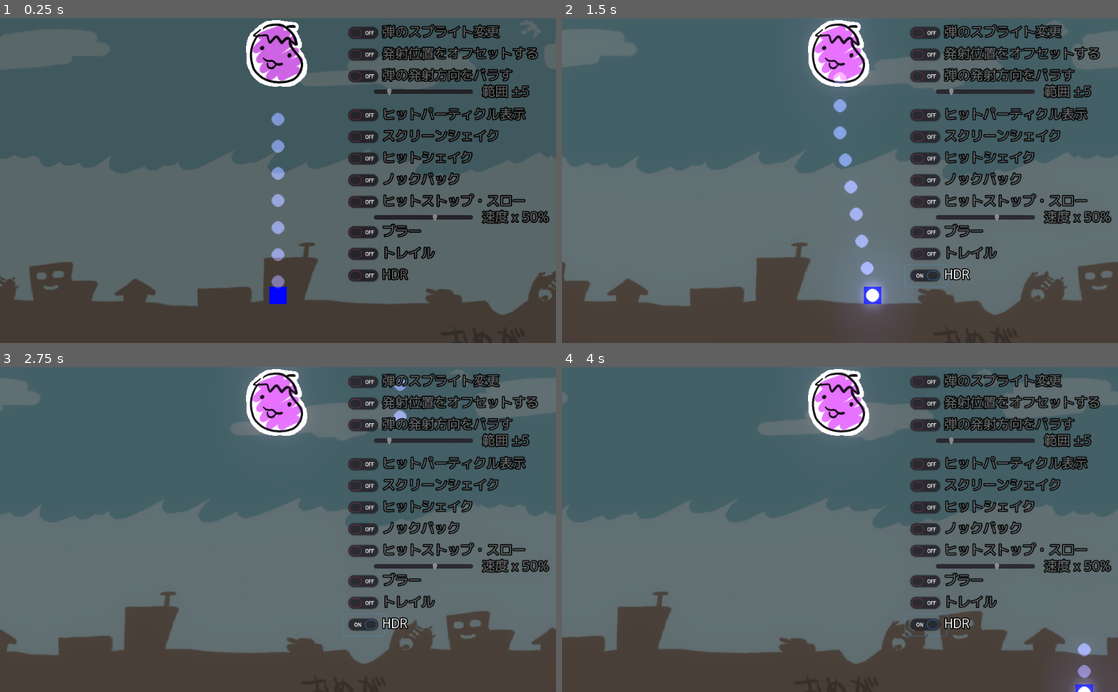
Above: before the commit, frames 1-4 (two rows, left to right).
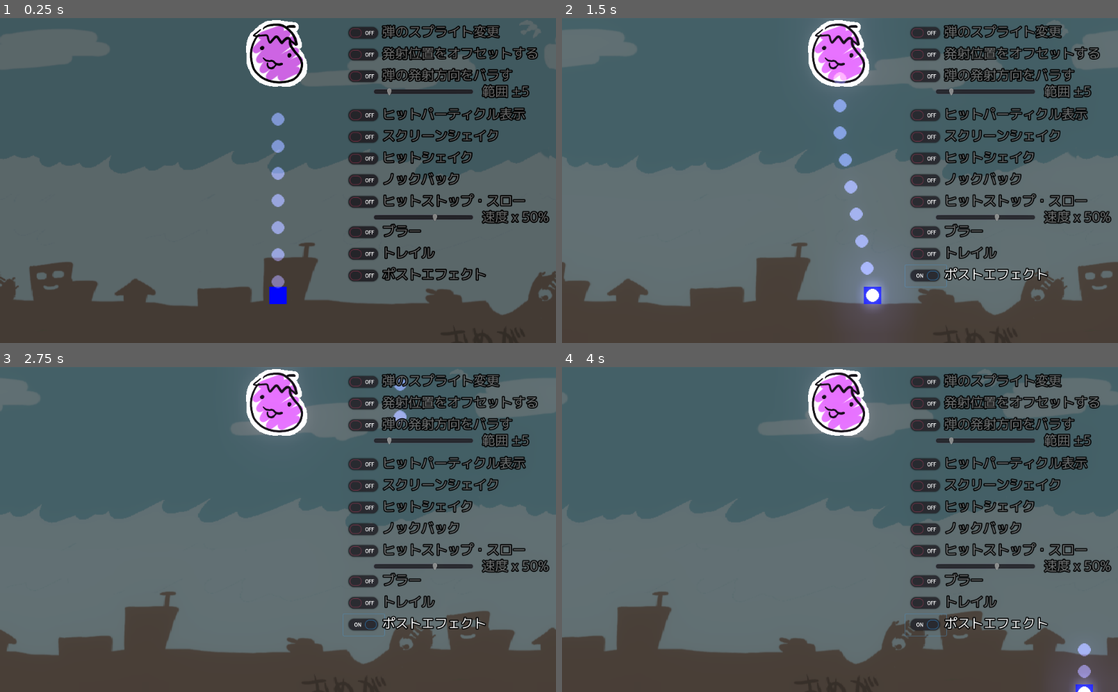
Above: after the commit, the same moments.

Repository: syun77/gd_bullettest
Game: Godot game, scene res://Main.tscn
Same seed, same stepped clock (60 frames per second), same inputs: the game is played once before the commit and once after it.
Inputs:
- Up to frame 1 (0.25 s): no input
- Up to frame 2 (1.5 s): click "HDR" (after the commit: "ポストエフェクト") at 0.5 s; hold Right (ui_right) from 1.28 s (still down)
- Up to frame 3 (2.75 s): release Right (ui_right) at 2.03 s; hold Down (ui_down) from 2.03 s (still down)
- Up to frame 4 (4 s): release Down (ui_down) at 2.78 s; hold Right (ui_right) 2.78-3.53 s; hold Up (ui_up) from 3.53 s (still down)

The runs differ from the first frame. In frame 1, 0.4% of the frame differs, in the area x 68-88%, y 76-81%; in frame 2, 0.4%; in frame 3, 0.4%; in frame 4, 0.4%.

Commit message:
トレイルを修正

Diff:
--- a/BulletTest/Common.gd
+++ b/BulletTest/Common.gd
@@ -105,3 +105,14 @@
 	_is_trail = b
 func is_trail() -> bool:
 	return _is_trail
+
+## 角度差を求める.
+func diff_angle(now:float, next:float) -> float:
+	# 角度差を求める.
+	var d = next - now
+	# 0.0〜360.0にする.
+	d -= floor(d / 360.0) * 360.0
+	# -180.0〜180.0の範囲にする.
+	if d > 180.0:
+		d -= 360.0
+	return d
--- a/BulletTest/Main.gd
+++ b/BulletTest/Main.gd
@@ -6,6 +6,7 @@
 
 onready var _camera = $MainCamera
 
+onready var _main_layer = $MainLayer
 onready var _shot_layer = $ShotLayer
 onready var _particle_layer = $ParticleLayer
 onready var _hdr = $WorldEnvironment
@@ -39,6 +40,7 @@
 
 func _ready() -> void:
 	var layers = {
+		"main": _main_layer,
 		"shot": _shot_layer,
 		"particle": _particle_layer,
 	}
--- a/BulletTest/Main.tscn
+++ b/BulletTest/Main.tscn
@@ -272,7 +272,7 @@
 margin_right = 296.0
 margin_bottom = 40.0
 theme = ExtResource( 3 )
-text = "HDR"
+text = "ポストエフェクト"
 
 [node name="MainCamera" type="Camera2D" parent="."]
 position = Vector2( 512, 300 )
--- a/BulletTest/Player.gd
+++ b/BulletTest/Player.gd
@@ -1,6 +1,7 @@
 extends Node2D
 
 const ShotObj = preload("res://Shot.tscn")
+const Shot2Obj = preload("res://Shot2.tscn")
 
 var _shot_timer = 0.0
 var _shot_cnt = 0
@@ -35,24 +36,19 @@
 		deg += rand_range(-rng, rng)
 
 	var spd = 1500
+	_create_shot(deg, spd)
 	var shot = ShotObj.instance()
-	shot.position = position
 
 	if _shot_cnt%4 == 0:
 		if Common.is_offset():
 			shot.position.y -= 12
 
-	shot.set_velocity(deg, spd)
-	Common.get_layer("shot").add_child(shot)
 	if Common.is_screen_shake():
 		# ショットガン
 		for i in range(12):
-			var shot2 = ShotObj.instance()
-			shot2.position = position
 			var deg2 = deg + rand_range(-10, 10)
 			var speed = spd * rand_range(0.8, 1.0)
-			shot2.set_velocity(deg2, speed)
-			Common.get_layer("shot").add_child(shot2)
+			_create_shot(deg2, speed)
 		# カメラ揺れ開始.
 		Common.start_screen_shake()
 
@@ -69,3 +65,21 @@
 		ret = 9999999
 
 	return ret
+
+func _create_shot(deg:float, speed:float):
+	var obj:Area2D = null
+	if Common.is_trail():
+		obj = Shot2Obj.instance()
+		obj.position = position
+		var v = Vector2()
+		var rad = deg2rad(270 + rand_range(-45, 45))
+		var spd = rand_range(100, 1000)
+		v.x = cos(rad) * spd
+		v.y = -sin(rad) * spd
+		obj.set_velocity(v)
+	else:
+		obj = ShotObj.instance()
+		obj.position = position
+		obj.set_velocity(deg, speed)
+	Common.get_layer("shot").add_child(obj)
+	return obj
--- /dev/null
+++ b/BulletTest/Shot2.gd
@@ -0,0 +1,107 @@
+extends Area2D
+
+class_name Shot2
+
+onready var _line = $Line2D
+
+# 移動方向.
+var _deg := 0.0
+# 速度.
+var _speed := 0.0
+
+# 経過時間
+var _timer := 0.0
+
+## 速度をベクトルとして取得する.
+func get_velocity() -> Vector2:
+	var v = Vector2()
+	var rad = deg2rad(_deg)
+	v.x = cos(rad) * _speed
+	v.y = -sin(rad) * _speed
+	return v
+
+## 消滅する
+func vanish() -> void:
+	if Common.is_particle() == false:
+		# パーティクルなし.
+		queue_free()
+		return
+
+	# 逆方向にパーティクルを発生させる.
+	var v = get_velocity() * -1
+	var spd = v.length()
+	for i in range(4):
+		var rad = atan2(-v.y, v.x)
+		var deg = rad2deg(rad)
+		deg += rand_range(-30, 30)
+		var speed = spd * rand_range(0.1, 0.5)
+		Common.add_particle(position, 1.0, deg, speed)
+	queue_free()
+
+## 一番近いターゲットを探す.
+func _search_target():
+	var target_layer = Common.get_layer("main")
+	var distance:float = 999999
+	var target:Node2D = null
+	for obj in target_layer.get_children():
+		if not obj is Enemy:
+			continue
+		var d = (obj.position - position).length()
+		if d < distance:
+			# より近いターゲット.
+			target = obj
+			distance = d
+
+	return target
+## 速度を設定.
+func set_velocity(v:Vector2) -> void:
+	_deg = rad2deg(atan2(-v.y, v.x))
+	_speed = v.length()
+
+## 更新.
+func _process(delta: float) -> void:
+	_timer += delta
+
+	_speed += 1000 * delta # 加速する.
+	if _speed > 5000:
+		_speed = 5000 # 最高速度制限.
+
+	var target = _search_target()
+	if target != null:
+		# 速度を更新.
+		var d = target.position - position
+		# 狙い撃ち角度を計算する.
+		var aim = rad2deg(atan2(-d.y, d.x))
+		var diff = Common.diff_angle(_deg, aim)
+		# 旋回する.
+		_deg += diff * delta * 3 + (diff * _timer * (delta+0.5))
+
+	var v = get_velocity()
+
+	# 移動量.
+	var d = v * delta
+	position += d
+
+	# line2Dの更新.
+	# positionに追従してしまうので逆オフセットが必要となる.
+	for i in range(_line.points.size()):
+		_line.points[i] -= d # すべてのLine2Dの位置を移動量で逆オフセットする.
+	_line.points[0] = Vector2.ZERO # 先頭は0でよい.
+	_update_line2d()
+
+	# ****************************
+	# 画面外判定はMain.gd でやります.
+	# ****************************
+
+## Line2Dの座標を更新する
+func _update_line2d() -> void:
+	for i in range(_line.points.size()-1):
+		var a = _line.points[i]
+		var b = _line.points[i+1]
+		# 0.5の重みで線形補間します
+		_line.points[i+1] = b.linear_interpolate(a, 0.5)
+
+func _on_Shot2_area_entered(area: Area2D) -> void:
+	vanish()
+	if area is Enemy:
+		area.hit(get_velocity())
--- /dev/null
+++ b/BulletTest/Shot2.tscn
@@ -0,0 +1,26 @@
+[gd_scene load_steps=5 format=2]
+
+[ext_resource path="res://Shot2.gd" type="Script" id=1]
+
+[sub_resource type="CanvasItemMaterial" id=3]
+blend_mode = 1
+
+[sub_resource type="Curve" id=1]
+_data = [ Vector2( 0, 1 ), 0.0, 0.0, 0, 0, Vector2( 1, 0 ), 0.0, 0.0, 0, 0 ]
+
+[sub_resource type="CircleShape2D" id=2]
+radius = 16.0
+
+[node name="Shot2" type="Area2D"]
+collision_mask = 2
+script = ExtResource( 1 )
+
+[node name="Line2D" type="Line2D" parent="."]
+material = SubResource( 3 )
+points = PoolVector2Array( 0, 0, 0, 0, 0, 0, 0, 0, 0, 0, 0, 0, 0, 0, 0, 0, 0, 0, 0, 0, 0, 0, 0, 0, 0, 0, 0, 0, 0, 0, 0, 0, 0, 0, 0, 0, 0, 0, 0, 0, 0, 0, 0, 0, 0, 0, 0, 0, 0, 0, 0, 0, 0, 0, 0, 0, 0, 0, 0, 0, 0, 0, 0, 0 )
+width_curve = SubResource( 1 )
+
+[node name="CollisionShape2D" type="CollisionShape2D" parent="."]
+shape = SubResource( 2 )
+
+[connection signal="area_entered" from="." to="." method="_on_Shot2_area_entered"]
--- a/BulletTest/project.godot
+++ b/BulletTest/project.godot
@@ -13,9 +13,15 @@
 "class": "Enemy",
 "language": "GDScript",
 "path": "res://Enemy.gd"
+}, {
+"base": "Area2D",
+"class": "Shot2",
+"language": "GDScript",
+"path": "res://Shot2.gd"
 } ]
 _global_script_class_icons={
-"Enemy": ""
+"Enemy": "",
+"Shot2": ""
 }
 
 [application]
